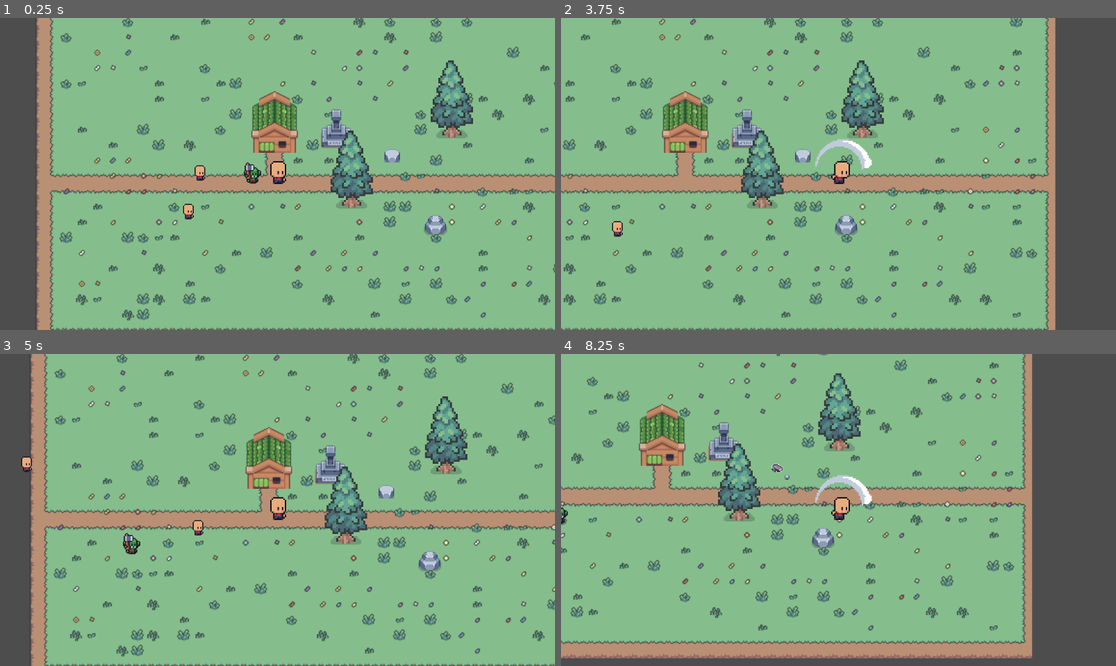
Above: before the commit, frames 1-4 (two rows, left to right).
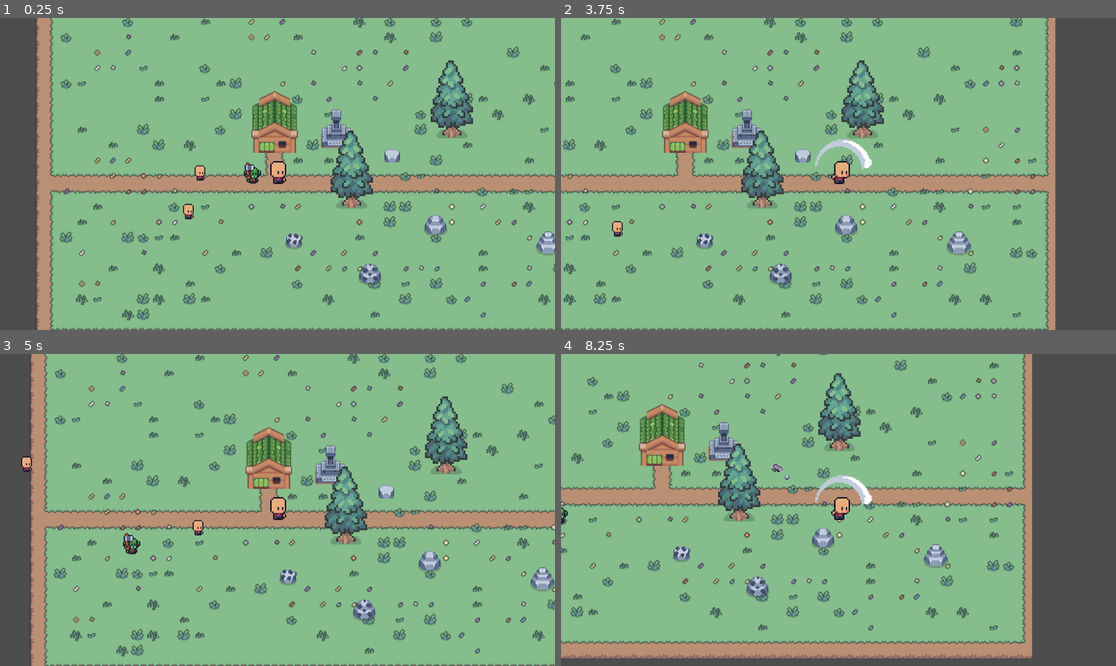
Above: after the commit, the same moments.

Repository: Inkanari/Tinytown
Game: Godot game, scene res://pueblo.tscn
The game is run twice, just before and just after one commit, with the same random seed, the same clock (stepped at 60 frames per second) and the same inputs. The project has no main scene, so this scene is started directly.
Inputs:
- Up to frame 1 (0.25 s): no input
- Up to frame 2 (3.75 s): tap Enter at 0.5, 2.75 s; hold D (derecha) 0.53-1.28 s; hold Q (golpe) 0.53-1.28 s; hold S (abajo) 1.28-2.03 s; tap P (UI_single) at 1.35, 3.6 s; tap Q (golpe) at 1.55, 2.85 s; tap Space at 2, 3.5 s; hold D (derecha) 2.03-2.78 s; hold Q (golpe) 2.03-2.78 s; hold W (arriba) 2.78-3.53 s; hold A (izquierda) from 3.53 s (still down); hold Q (golpe) from 3.53 s (still down)
- Up to frame 3 (5 s): keep holding A (izquierda); release Q (golpe) at 4.28 s; tap Q (golpe) at 4.35 s
- Up to frame 4 (8.25 s): release A (izquierda) at 5.03 s; hold S (abajo) 5.03-5.78 s; hold Q (golpe) 5.03-5.78 s; hold D (derecha) 5.78-6.53 s; tap P (UI_single) at 5.85, 8.1 s; tap Q (golpe) at 6.05, 7.35 s; tap Enter at 6.5 s; hold W (arriba) 6.53-7.28 s; hold Q (golpe) 6.53-7.28 s; tap Space at 7.25 s; hold D (derecha) 7.28-8.03 s; hold S (abajo) from 8.03 s (still down); hold Q (golpe) from 8.03 s (still down)

The runs differ from the first frame. In frame 1, 0.6% of the frame differs, in the area x 51-100%, y 68-86%; in frame 2, 0.6%, in the area x 24-74%, y 68-86%; in frame 3, 0.6%; in frame 4, 0.6%.

Commit message:
Fucionado
bueno no se, emmm tiene roquitas

Diff:
--- /dev/null
+++ b/carbon_item.tscn
@@ -0,0 +1,63 @@
+[gd_scene load_steps=6 format=3 uid="uid://benf3qf2xapsw"]
+
+[ext_resource type="Texture2D" uid="uid://dnl3lbaaa184e" path="res://Recursos/resources_basic.png" id="1_d8cpe"]
+
+[sub_resource type="CircleShape2D" id="CircleShape2D_bhigd"]
+radius = 9.0
+
+[sub_resource type="Animation" id="Animation_q6wnx"]
+length = 0.001
+tracks/0/type = "value"
+tracks/0/imported = false
+tracks/0/enabled = true
+tracks/0/path = NodePath("carbon:position")
+tracks/0/interp = 1
+tracks/0/loop_wrap = true
+tracks/0/keys = {
+"times": PackedFloat32Array(0),
+"transitions": PackedFloat32Array(1),
+"update": 0,
+"values": [Vector2(0, 0)]
+}
+
+[sub_resource type="Animation" id="Animation_dry56"]
+resource_name = "carbon"
+loop_mode = 1
+tracks/0/type = "value"
+tracks/0/imported = false
+tracks/0/enabled = true
+tracks/0/path = NodePath("carbon:position")
+tracks/0/interp = 1
+tracks/0/loop_wrap = true
+tracks/0/keys = {
+"times": PackedFloat32Array(0, 0.5, 1),
+"transitions": PackedFloat32Array(1, 1, 1),
+"update": 0,
+"values": [Vector2(0, 0), Vector2(0, -3), Vector2(0, 0)]
+}
+
+[sub_resource type="AnimationLibrary" id="AnimationLibrary_fom31"]
+_data = {
+&"RESET": SubResource("Animation_q6wnx"),
+&"carbon": SubResource("Animation_dry56")
+}
+
+[node name="carbon_item" type="Area2D"]
+
+[node name="carbon" type="Sprite2D" parent="."]
+texture_filter = 1
+scale = Vector2(0.6, 0.6)
+texture = ExtResource("1_d8cpe")
+region_enabled = true
+region_rect = Rect2(98, 3, 18, 16)
+
+[node name="CollisionShape2D" type="CollisionShape2D" parent="carbon"]
+position = Vector2(0, 0.737328)
+shape = SubResource("CircleShape2D_bhigd")
+
+[node name="AnimationPlayer" type="AnimationPlayer" parent="."]
+libraries = {
+&"": SubResource("AnimationLibrary_fom31")
+}
+autoplay = "carbon"
+speed_scale = 1.127
--- /dev/null
+++ b/carbon_lv_1.gd
@@ -0,0 +1,33 @@
+extends StaticBody2D
+
+@export var vida: int = 2
+@export var drop_escene: PackedScene
+#shake
+var shake_magnitud = 5
+var shake_duracion = 0.2
+
+#shake
+func shake():
+	var tiempo = 0.0
+	var pos_original = position
+	while tiempo < shake_duracion:
+		var offset = Vector2(randf_range(-shake_magnitud, shake_magnitud), randf_range(-shake_magnitud, shake_magnitud))
+		position = pos_original + offset
+		await get_tree().process_frame
+		tiempo += get_process_delta_time()
+	position = pos_original
+#talacion
+func recibir_golpe(daño: int = 1):
+	await get_tree().create_timer(0.3).timeout
+	vida -= daño
+	shake()
+	if vida <= 0:
+		picar()
+func picar():
+	if drop_escene:
+		var loot = drop_escene.instantiate()
+		loot.position = position
+		get_parent().add_child(loot)
+
+	await get_tree().process_frame
+	queue_free()
--- /dev/null
+++ b/carbon_lv_1.tscn
@@ -0,0 +1,22 @@
+[gd_scene load_steps=5 format=3 uid="uid://b4y2tfdiyknrr"]
+
+[ext_resource type="Texture2D" uid="uid://b8jpe76o2nha6" path="res://Estructuras/spr_tileset_sunnysideworld_16px.png" id="1_t7221"]
+[ext_resource type="Script" uid="uid://vvhuoqlqasgb" path="res://carbon_lv_1.gd" id="1_xt12d"]
+[ext_resource type="PackedScene" uid="uid://benf3qf2xapsw" path="res://carbon_item.tscn" id="2_66chp"]
+
+[sub_resource type="RectangleShape2D" id="RectangleShape2D_hbhor"]
+size = Vector2(15, 9)
+
+[node name="carbon_lv_1" type="StaticBody2D"]
+script = ExtResource("1_xt12d")
+drop_escene = ExtResource("2_66chp")
+
+[node name="Sprite2D" type="Sprite2D" parent="."]
+texture_filter = 1
+texture = ExtResource("1_t7221")
+region_enabled = true
+region_rect = Rect2(855, 381, 18, 16)
+
+[node name="CollisionShape2D" type="CollisionShape2D" parent="."]
+position = Vector2(0, 1.5)
+shape = SubResource("RectangleShape2D_hbhor")
--- /dev/null
+++ b/carbon_lv_2.gd
@@ -0,0 +1,35 @@
+extends StaticBody2D
+
+@export var vida: int = 2
+@export var drop_escene: PackedScene
+#shake
+var shake_magnitud = 5
+var shake_duracion = 0.2
+
+#shake
+func shake():
+	var tiempo = 0.0
+	var pos_original = position
+	while tiempo < shake_duracion:
+		var offset = Vector2(randf_range(-shake_magnitud, shake_magnitud), randf_range(-shake_magnitud, shake_magnitud))
+		position = pos_original + offset
+		await get_tree().process_frame
+		tiempo += get_process_delta_time()
+	position = pos_original
+#talacion
+func recibir_golpe(daño: int = 1):
+	await get_tree().create_timer(0.3).timeout
+	vida -= daño
+	shake()
+	if vida <= 0:
+		picar()
+func picar():
+	if drop_escene:
+		for i in range(4):
+			var loot = drop_escene.instantiate()
+			var x = randf_range(10, -10)
+			var y = randf_range(-10, 10)
+			loot.position = position + Vector2(x, y)
+			get_parent().add_child(loot)
+	await get_tree().process_frame
+	queue_free()
--- /dev/null
+++ b/carbon_lv_2.tscn
@@ -0,0 +1,37 @@
+[gd_scene load_steps=6 format=3 uid="uid://dxbq7r5fbuwis"]
+
+[ext_resource type="Texture2D" uid="uid://b8jpe76o2nha6" path="res://Estructuras/spr_tileset_sunnysideworld_16px.png" id="1_7t7t2"]
+[ext_resource type="Script" uid="uid://dmgvi5vysu26e" path="res://carbon_lv_2.gd" id="1_41wne"]
+[ext_resource type="PackedScene" uid="uid://benf3qf2xapsw" path="res://carbon_item.tscn" id="2_dv7gd"]
+
+[sub_resource type="RectangleShape2D" id="RectangleShape2D_7t7t2"]
+size = Vector2(20, 10)
+
+[sub_resource type="GDScript" id="GDScript_ibvgd"]
+script/source = "extends CollisionShape2D
+
+
+# Called when the node enters the scene tree for the first time.
+func _ready() -> void:
+	pass # Replace with function body.
+
+
+# Called every frame. 'delta' is the elapsed time since the previous frame.
+func _process(delta: float) -> void:
+	pass
+"
+
+[node name="carbon_lv_2" type="StaticBody2D"]
+script = ExtResource("1_41wne")
+drop_escene = ExtResource("2_dv7gd")
+
+[node name="Sprite2D" type="Sprite2D" parent="."]
+texture_filter = 1
+texture = ExtResource("1_7t7t2")
+region_enabled = true
+region_rect = Rect2(820, 375, 24, 22)
+
+[node name="CollisionShape2D" type="CollisionShape2D" parent="."]
+position = Vector2(0, 4)
+shape = SubResource("RectangleShape2D_7t7t2")
+script = SubResource("GDScript_ibvgd")
--- a/interior_hogar.tscn
+++ b/interior_hogar.tscn
@@ -149,6 +149,7 @@
 sources/0 = SubResource("TileSetAtlasSource_hf4li")
 
 [node name="Interior_hogar" type="Node2D"]
+metadata/_edit_group_ = true
 
 [node name="TileMapLayer" type="TileMapLayer" parent="."]
 tile_map_data = PackedByteArray("AAAdAA8AAAAAAAAAAAAdABAAAAAAAAAAAAAdABEAAAAAAAAAAAAeAA8AAAAAAAAAAAAeABAAAAAAAAAAAAAeAB …(400 unchanged characters)…
--- a/jugador.tscn
+++ b/jugador.tscn
@@ -98,6 +98,9 @@
 size = Vector2(12, 8)
 
 [node name="Jugador" type="CharacterBody2D"]
+light_mask = 2
+visibility_layer = 2
+z_index = 1
 script = ExtResource("1_omvyu")
 
 [node name="BaseIdleStrip9" type="Sprite2D" parent="."]
--- a/piedra_lv_3.gd
+++ b/piedra_lv_3.gd
@@ -1,11 +1,64 @@
 extends StaticBody2D
 
+@export var vida: int = 10
+@export var drop_escene: PackedScene
+@export var drop_escene_2: PackedScene
+@export var flash_duracion: float = 0.2
 
-# Called when the node enters the scene tree for the first time.
-func _ready() -> void:
-	pass # Replace with function body.
+var shake_magnitud = 3
+var shake_duracion = 0.1
 
 
-# Called every frame. 'delta' is the elapsed time since the previous frame.
-func _process(delta: float) -> void:
-	pass
+func shake():
+	var tiempo = 0.0
+	var pos_original = position
+	while tiempo < shake_duracion:
+		var offset = Vector2(randf_range(-shake_magnitud, shake_magnitud)
+		, randf_range(-shake_magnitud, shake_magnitud))
+		position = pos_original + offset
+		await get_tree().process_frame
+		tiempo += get_process_delta_time()
+	position = pos_original
+
+func flash():
+
+	var tiempo = 0.0
+	var duracion = flash_duracion
+	var color_original = modulate
+	var color_destello = Color(2, 2, 2)
+
+
+	while tiempo < duracion:
+		var t = tiempo / duracion
+		var color = lerp(color_destello, color_original, t)
+		modulate = color
+		await get_tree().process_frame
+		tiempo += get_process_delta_time()
+
+	modulate = color_original
+
+func recibir_golpe(daño: int = 1):
+	await get_tree().create_timer(0.3).timeout
+	vida -= daño
+	shake()
+	flash()
+	if vida <= 0:
+		picar()
+
+func picar():
+	if drop_escene:
+		for i in range(7):
+			var loot = drop_escene.instantiate()
+			var x = randf_range(10, -10)
+			var y = randf_range(-10, 10)
+			loot.position = position + Vector2(x, y)
+			get_parent().add_child(loot)
+	if drop_escene_2:
+		for i in range(2):
+			var loot = drop_escene_2.instantiate()
+			var x = randf_range(10, -10)
+			var y = randf_range(-10, 10)
+			loot.position = position + Vector2(x, y)
+			get_parent().add_child(loot)
+	await get_tree().process_frame
+	queue_free()
--- a/piedra_lv_3.tscn
+++ b/piedra_lv_3.tscn
@@ -1,13 +1,17 @@
-[gd_scene load_steps=4 format=3 uid="uid://dn32iqj5onbv7"]
+[gd_scene load_steps=6 format=3 uid="uid://dn32iqj5onbv7"]
 
 [ext_resource type="Script" uid="uid://dcbknwgxic5vi" path="res://piedra_lv_3.gd" id="1_886vi"]
 [ext_resource type="Texture2D" uid="uid://b8jpe76o2nha6" path="res://Estructuras/spr_tileset_sunnysideworld_16px.png" id="2_2qub1"]
+[ext_resource type="PackedScene" uid="uid://hgbwvnmpsoyg" path="res://piedrita_item.tscn" id="2_ywobo"]
+[ext_resource type="PackedScene" uid="uid://dyv6mbn7ruxpv" path="res://piedra_pulida.tscn" id="3_2e2vg"]
 
 [sub_resource type="RectangleShape2D" id="RectangleShape2D_ywobo"]
 size = Vector2(20, 11)
 
 [node name="piedra_lv_3" type="StaticBody2D"]
 script = ExtResource("1_886vi")
+drop_escene = ExtResource("3_2e2vg")
+drop_escene_2 = ExtResource("2_ywobo")
 
 [node name="Sprite2D" type="Sprite2D" parent="."]
 texture_filter = 1
--- a/pueblo.tscn
+++ b/pueblo.tscn
@@ -21,6 +21,9 @@
 [ext_resource type="PackedScene" uid="uid://r6wnasu2cbal" path="res://inventario.tscn" id="19_aa1rv"]
 [ext_resource type="PackedScene" uid="uid://xx18qqsk6mmk" path="res://humano.tscn" id="20_1lvy5"]
 [ext_resource type="PackedScene" uid="uid://ictxdnh7hlh5" path="res://piedra_lv_2.tscn" id="21_65b1k"]
+[ext_resource type="PackedScene" uid="uid://dn32iqj5onbv7" path="res://piedra_lv_3.tscn" id="22_7vwwt"]
+[ext_resource type="PackedScene" uid="uid://b4y2tfdiyknrr" path="res://carbon_lv_1.tscn" id="23_cx1s2"]
+[ext_resource type="PackedScene" uid="uid://dxbq7r5fbuwis" path="res://carbon_lv_2.tscn" id="24_sd6s8"]
 
 [sub_resource type="TileSetAtlasSource" id="TileSetAtlasSource_46lw5"]
 texture = ExtResource("1_8qe2h")
@@ -2152,3 +2155,12 @@
 
 [node name="piedra_lv_2" parent="." instance=ExtResource("21_65b1k")]
 position = Vector2(167, 107)
+
+[node name="piedra_lv_3" parent="." instance=ExtResource("22_7vwwt")]
+position = Vector2(284, 126)
+
+[node name="carbon_lv_1" parent="." instance=ExtResource("23_cx1s2")]
+position = Vector2(20, 124)
+
+[node name="carbon_lv_2" parent="." instance=ExtResource("24_sd6s8")]
+position = Vector2(99, 158)
Not shown, added: carbon_lv_1.gd.uid
Not shown, added: carbon_lv_2.gd.uid
Not shown: 1 places in pueblo.tscn that only renumber resources
